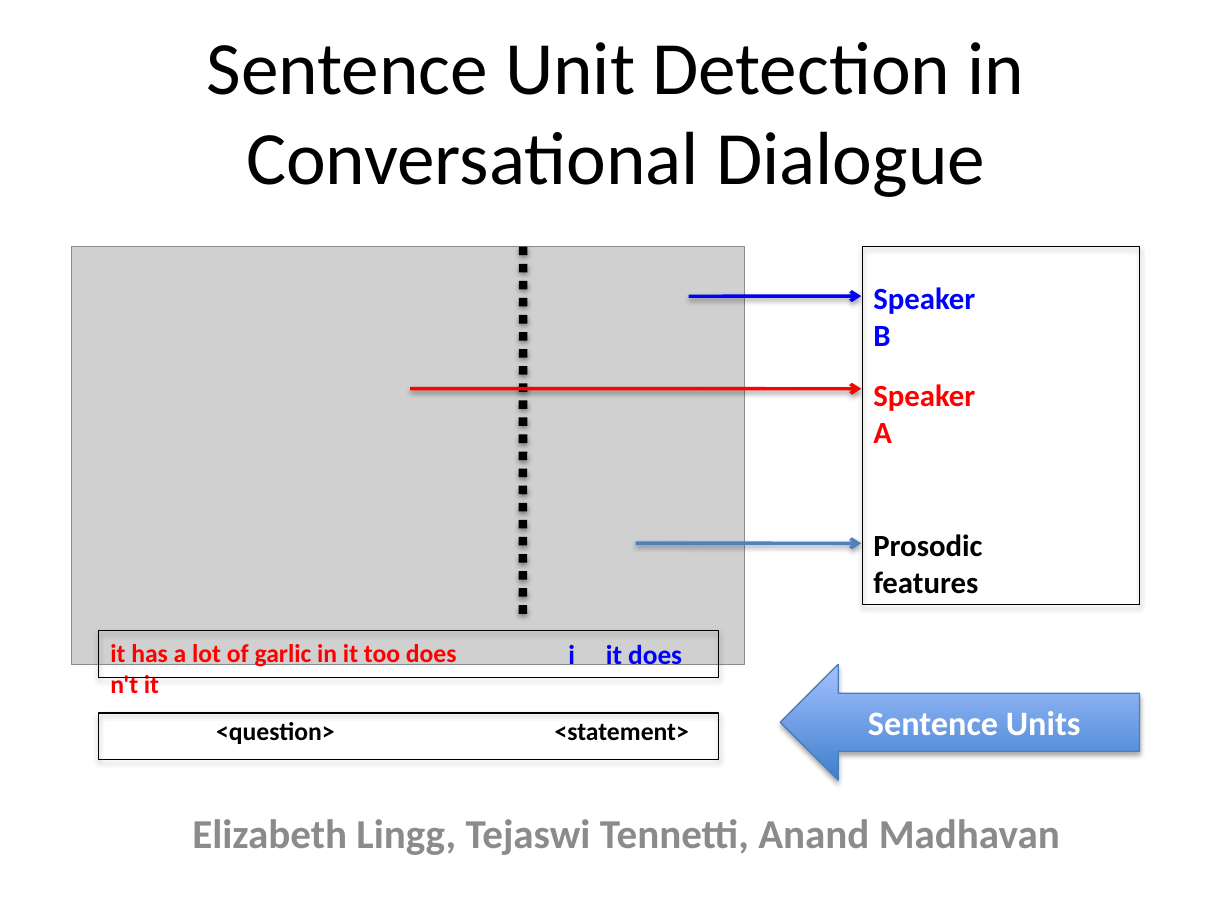
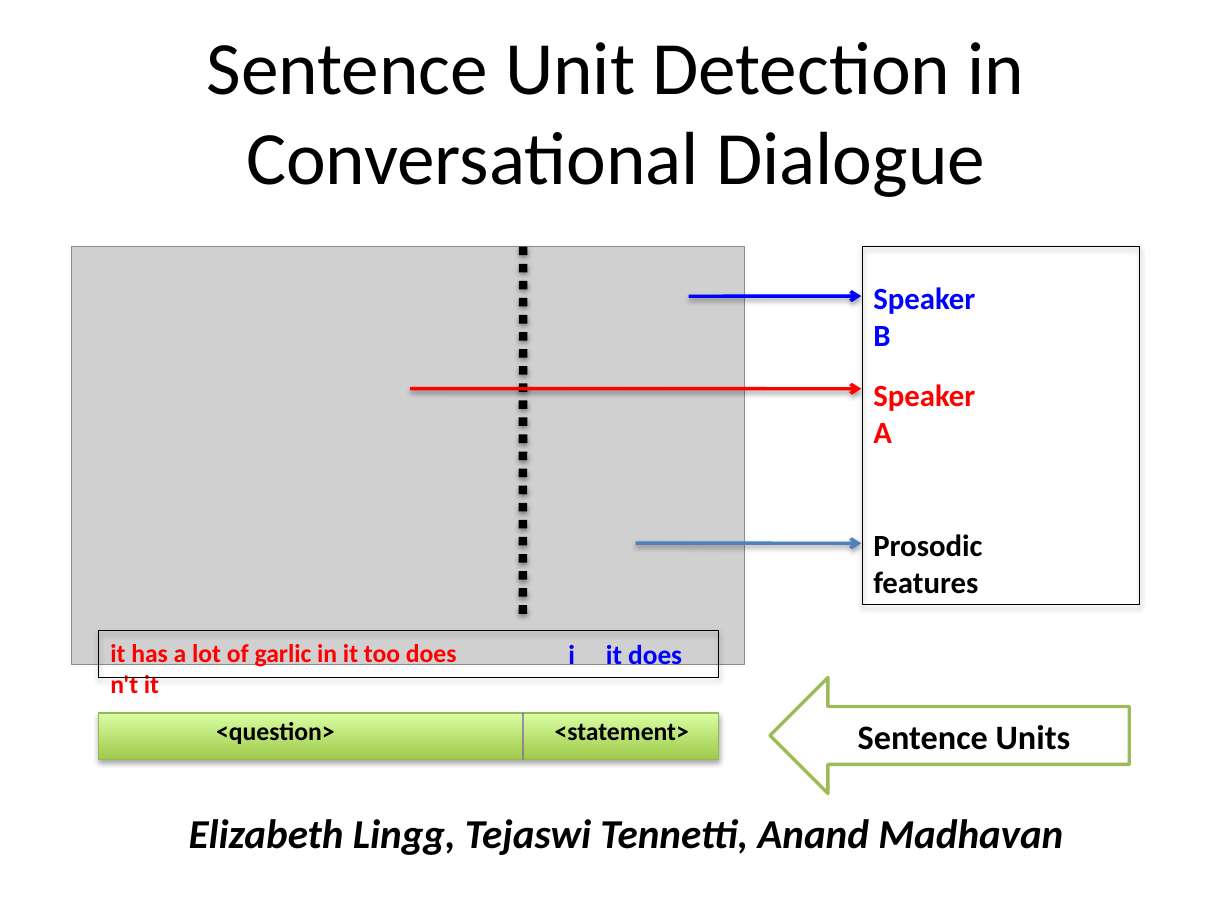
Before and after one commit to elingg/um-err-hmm, a slide deck: slide 1 of Poster.pptx. Drawn at 1232x924 pixels with LibreOffice and Linux fonts; fonts in the diff are those of the drawing; grey boxes stand for pictures. Boxes give left, top, right and bottom in pixels: in the first picture for what was removed or moved away, otherwise in the second. Text is boxed around its words. In the diff, an @@ line names an element or a change of style, - is before the commit and + after.

```diff
--- a/Poster.pptx
+++ b/Poster.pptx
@@ left arrow "Sentence Units": place and size @@
-left arrow "Sentence Units" at <box>780,664,1140,780</box>
+left arrow "Sentence Units" at <box>770,678,1130,793</box>
@@ left arrow "Sentence Units" at <box>770,678,1130,793</box>: text colour #FFFFFF to #000000; fill gradient #3F80CE to #A4C4FF to #FFFFFF; outline #4B7EBC 0.75 pt to #9BBB59 2 pt; shadow off @@
@@ rectangle at <box>99,713,719,760</box>: fill none to gradient #A0CA4A to #DAFFA5; outline #000000 0.75 pt to #98B955 0.75 pt; shadow changed @@
@@ line added from (522, 713) to (524, 760), #7D60A0 0.75 pt @@
@@ subtitle "Elizabeth Lingg, Tejaswi Tennetti, Anand ..." at <box>189,819,1063,855</box>: text colour #8C8C8C to #000000, italic on @@
```
Also in this commit, not shown: 4 other slides changed, 4 slides added, 5 slides removed.
